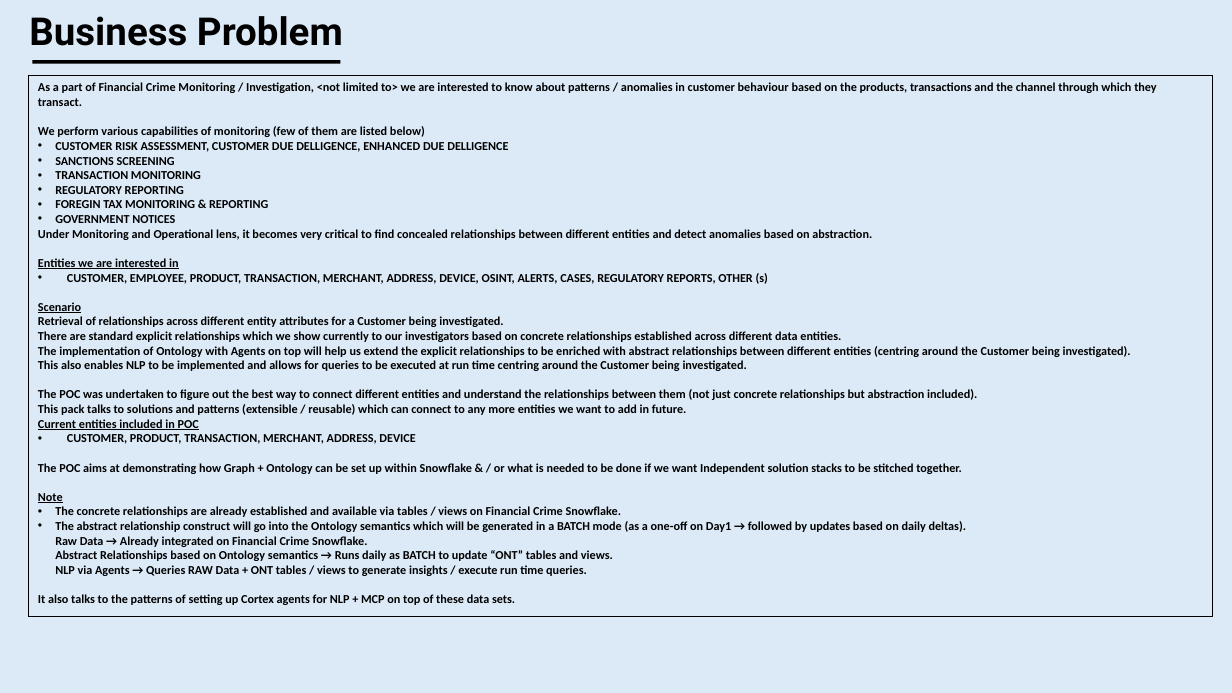
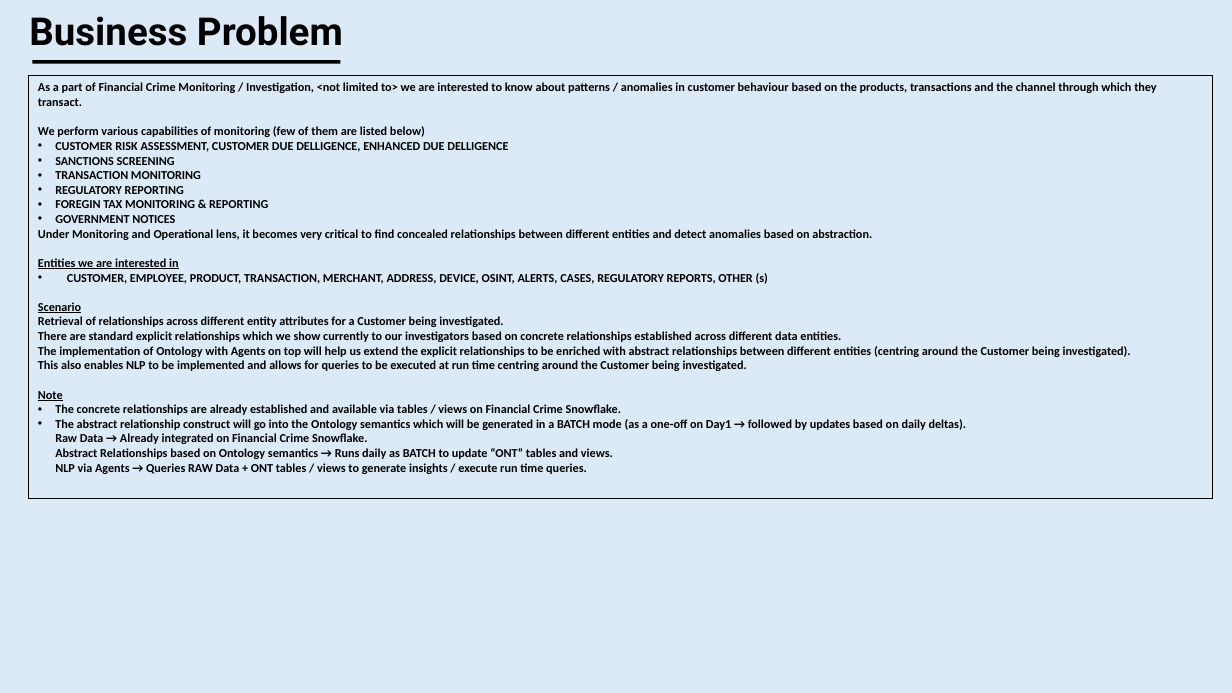
Before and after one commit to ashishachopra/Concepts, a slide deck: slide 2 of GRAPH,GRAPHRAG,ONTOLOGY.pptx. Drawn at 1232x693 pixels with LibreOffice and Linux fonts; fonts in the diff are those of the drawing. Boxes give left, top, right and bottom in pixels: in the first picture for what was removed or moved away, otherwise in the second. Text is boxed around its words. In the diff, an @@ line names an element or a change of style, - is before the commit and + after.

```diff
--- a/GRAPH,GRAPHRAG,ONTOLOGY.pptx
+++ b/GRAPH,GRAPHRAG,ONTOLOGY.pptx
@@ rectangle "As a part of Financial ...": place and size @@
-rectangle "As a part of Financial ..." at <box>29,75,1214,616</box>
+rectangle "As a part of Financial ..." at <box>29,75,1214,498</box>
@@ text in rectangle at <box>38,391,63,401</box>: text changed @@
-The POC was undertaken to figure out the best way to connect different entities and understand the relationships between them (not just concrete relationships but abstraction included).
-This pack talks to solutions and patterns (extensible / reusable) which can connect to any more entities we want to add in future.
-Current entities included in POC
-• CUSTOMER, PRODUCT, TRANSACTION, MERCHANT, ADDRESS, DEVICE
-The POC aims at demonstrating how Graph + Ontology can be set up within Snowflake & / or what is needed to be done if we want Independent solution stacks to be stitched together.
-Note
+Note
@@ text in rectangle at <box>38,594,515,605</box>: paragraph removed @@
-It also talks to the patterns of setting up Cortex agents for NLP + MCP on top of these data sets.
```
Also in this commit, not shown: 1 other slide changed, 2 slides removed.
